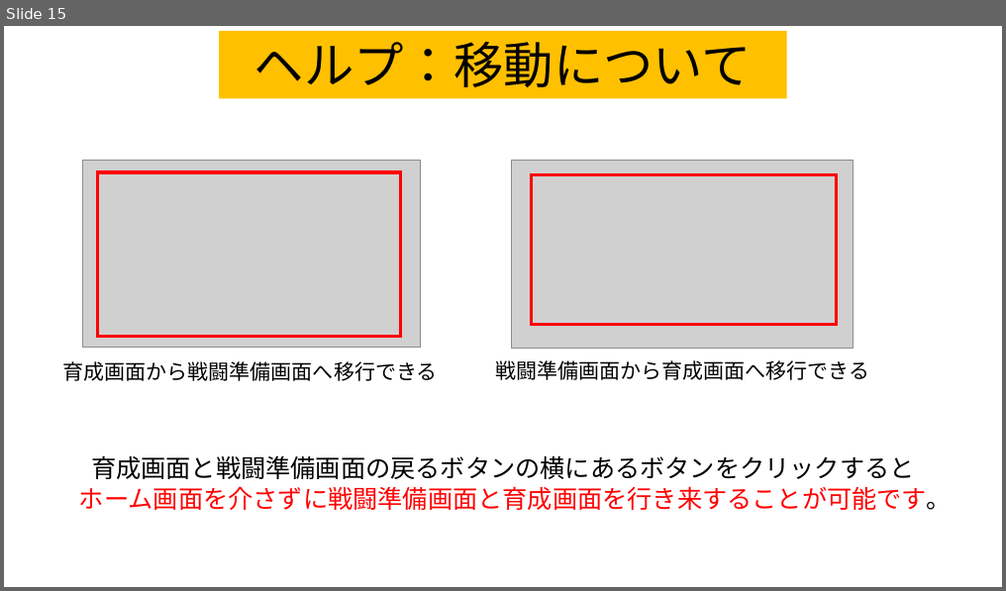
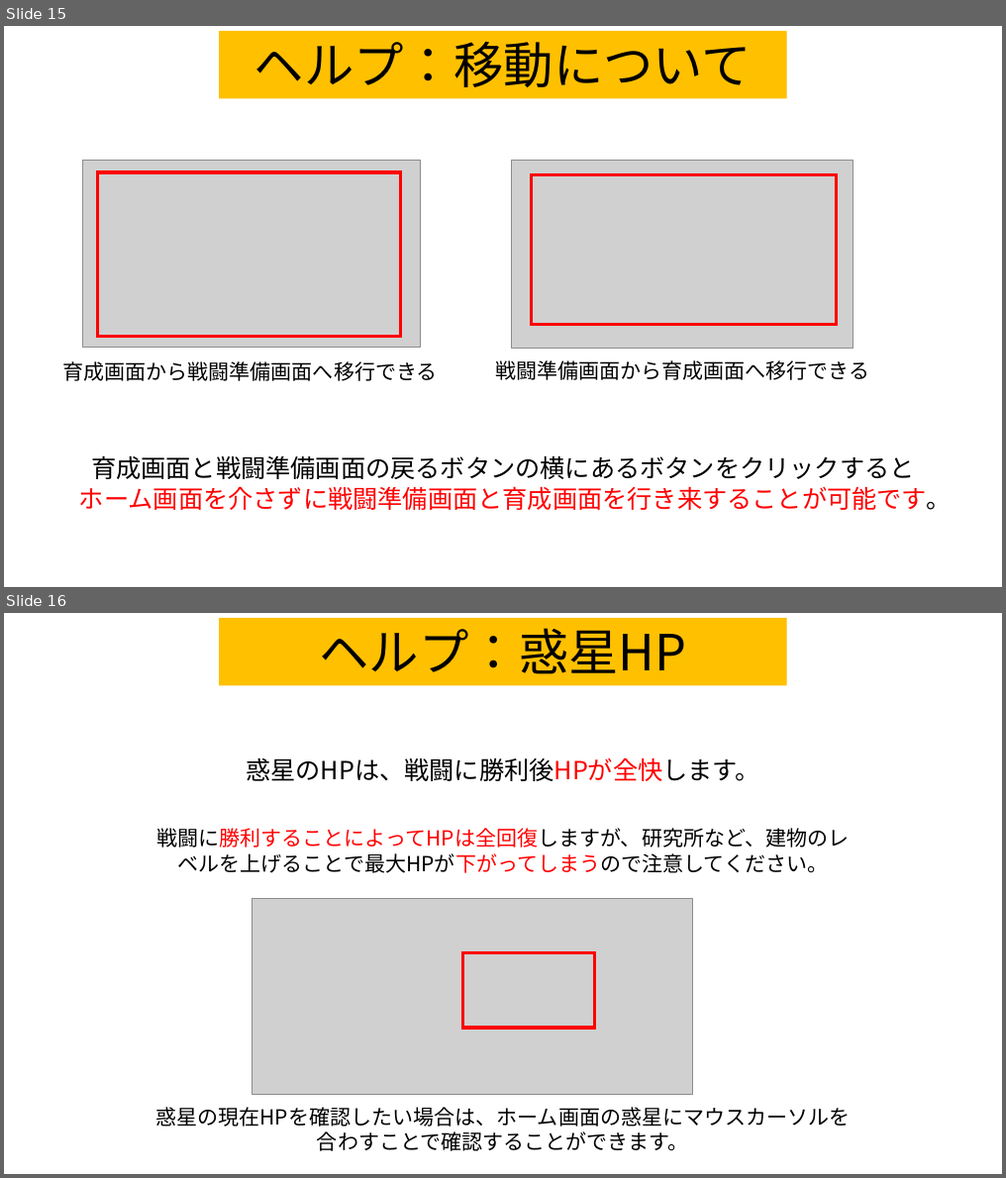
Before and after one commit to team556/team, a slide deck: 説明文 - コピー.pptx. Shown one above the other, each under a label of ours: slide 15 before the commit, slides 15 and 16 after it. The pictures are 1006x591 and 1006x1178 pixels, drawn with LibreOffice and Linux fonts; fonts in the diff are those of the drawing; grey boxes stand for pictures. Boxes give left, top, right and bottom in pixels: in the first picture for what was removed or moved away, otherwise in the second. Text is boxed around its words. In the diff, an @@ line names an element or a change of style, - is before the commit and + after.

```diff
--- a/説明文 - コピー.pptx
+++ b/説明文 - コピー.pptx
@@ slide 16 added at (4,613,1002,1174), background #FFFFFF @@
@@ rectangle added at (219,618,787,685), fill #FFC000, 48 pt, text #000000 @@
+ヘルプ：惑星HP
@@ text added at (246,758,760,781), 24 pt, text #000000 @@
+惑星のHPは、戦闘に勝利後HPが全快します。
@@ text added at (157,828,849,873), 20 pt, text #000000 @@
+戦闘に勝利することによってHPは全回復しますが、研究所など、建物のレベルを上げることで最大HPが下がってしまうので注意してください。
@@ picture added at (252,899,692,1095) @@
@@ rectangle added at (463,953,595,1028), outline #FF0000 3 pt @@
@@ text added at (155,1107,849,1152), 20 pt, text #000000 @@
+惑星の現在HPを確認したい場合は、ホーム画面の惑星にマウスカーソルを
+合わすことで確認することができます。
```
Also in this commit, not shown: 1 slide changed, 1 other file.
